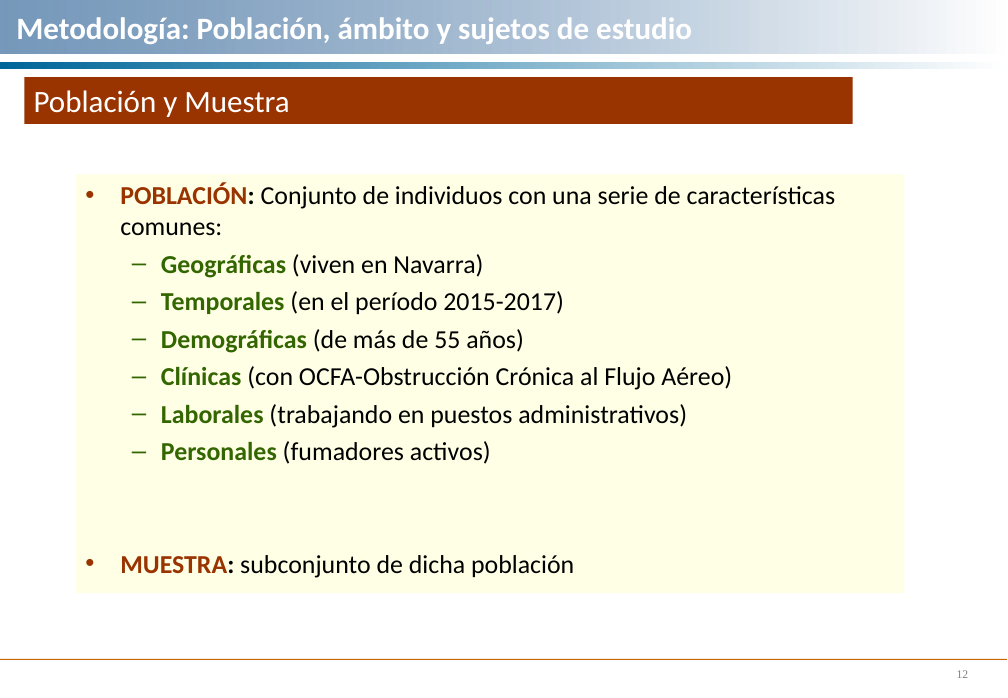
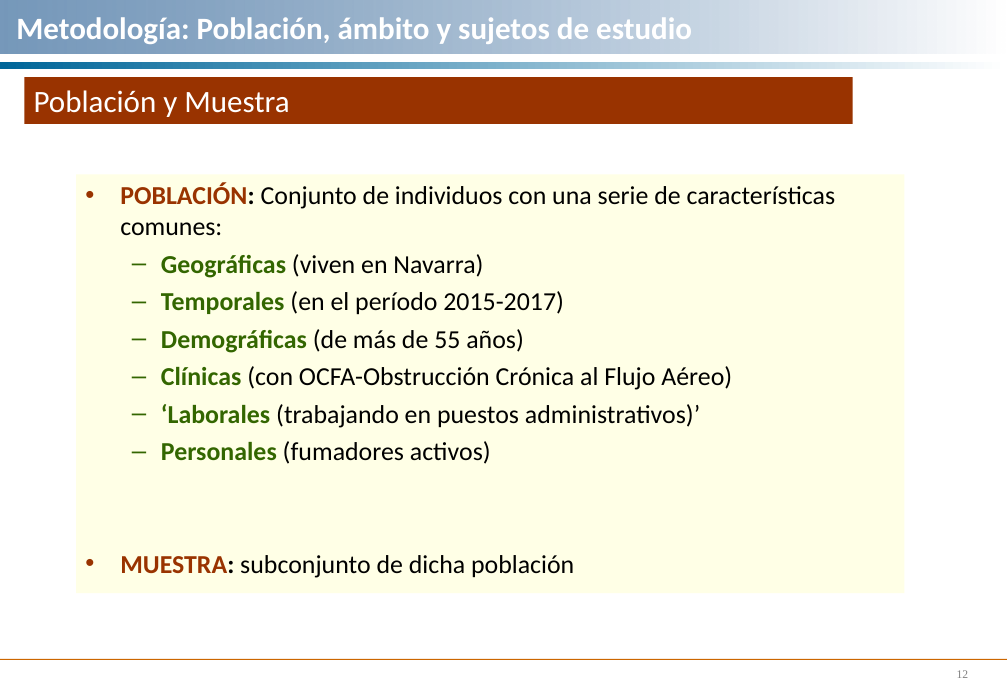
Before and after one commit to ibaitamayo/Taller_PI, a slide deck: slide 12 of Taller 2/Metodología. Taller.ppt. Drawn at 1008x698 pixels with LibreOffice and Linux fonts; fonts in the diff are those of the drawing. Boxes give left, top, right and bottom in pixels: in the first picture for what was removed or moved away, otherwise in the second. Text is boxed around its words. In the diff, an @@ line names an element or a change of style, - is before the commit and + after.

```diff
--- a/Taller 2/Metodología. Taller.ppt
+++ b/Taller 2/Metodología. Taller.ppt
@@ text in rectangle at [161, 404, 700, 428]: text changed @@
-  – Laborales (trabajando en puestos administrativos)
+  – ‘Laborales (trabajando en puestos administrativos)’
```
Also in this commit, not shown: 12 other slides changed, 12 slides added, 2 other files.
